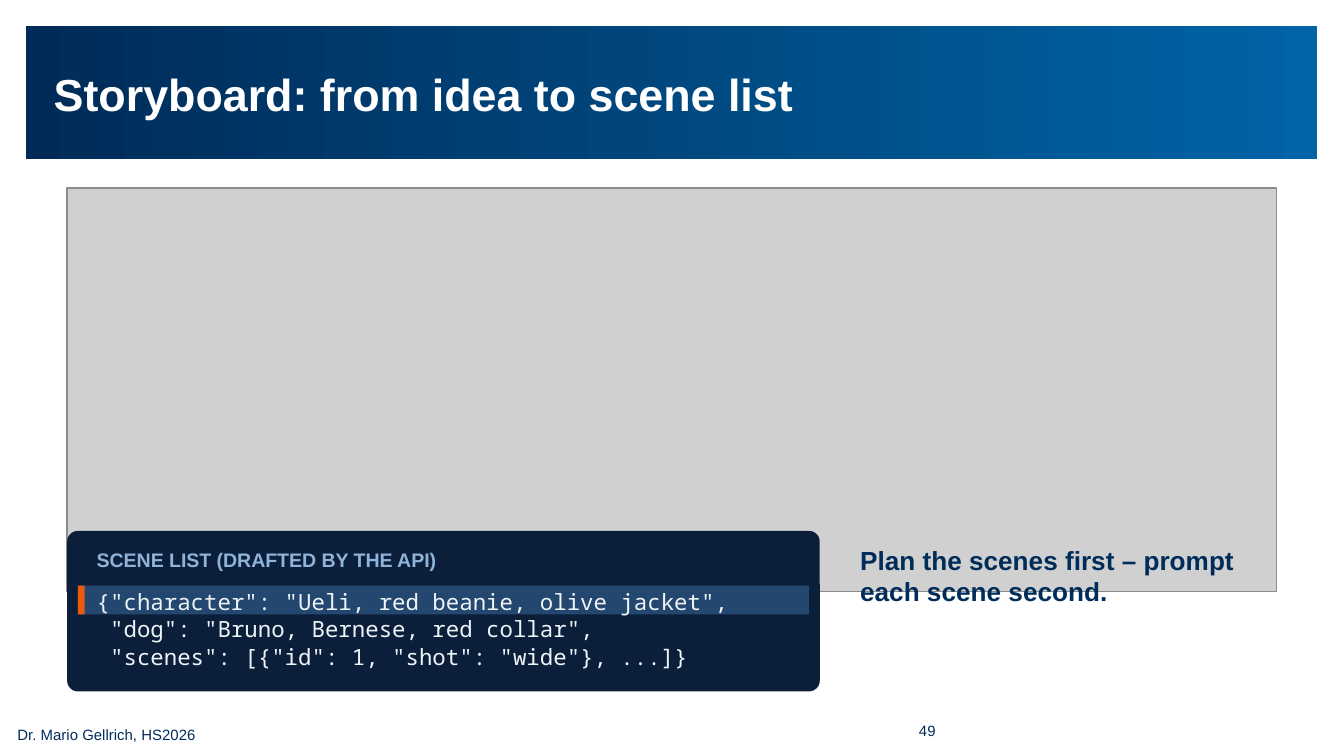
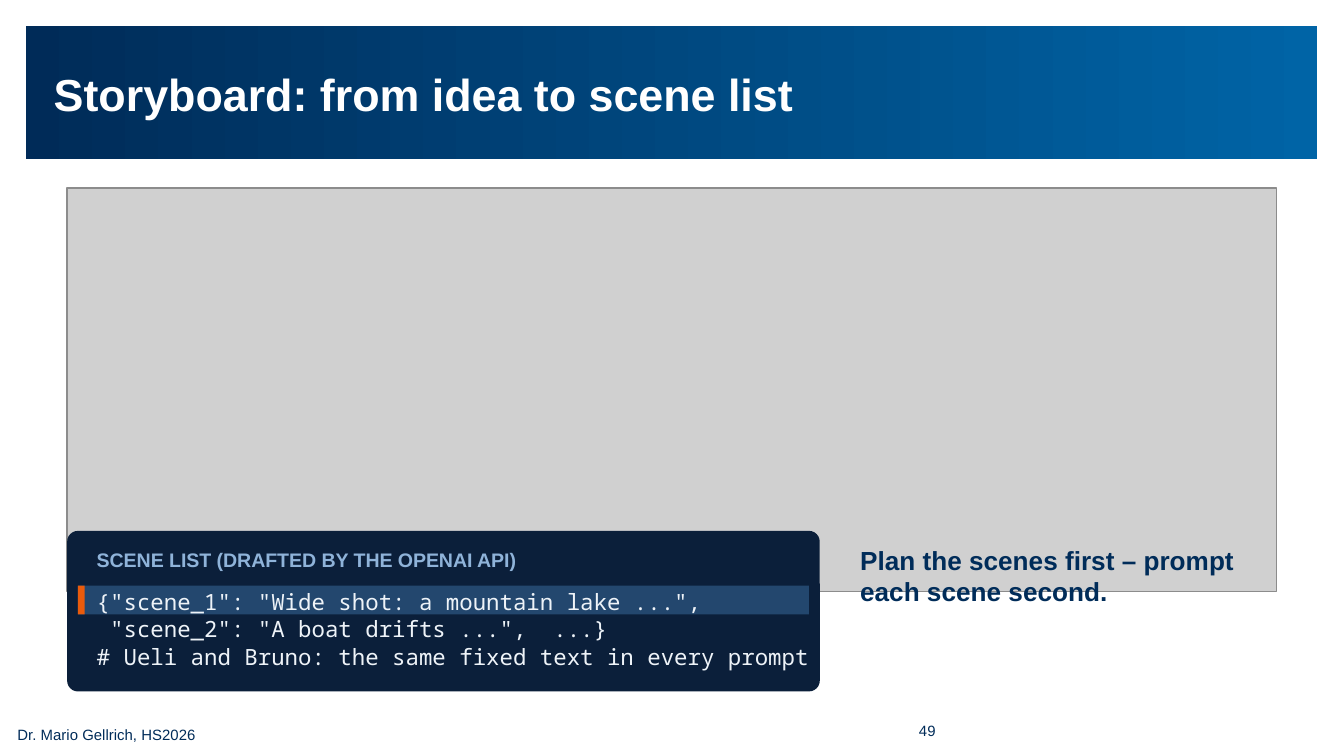
Before and after one commit to mario-gellrich-zhaw/multimodal_extraction_generation, a slide deck: slide 49 of slides/Slides_MSC_Data_Science_Week_13_EN_barrierefrei.pptx. Drawn at 1344x756 pixels with LibreOffice and Linux fonts; fonts in the diff are those of the drawing; grey boxes stand for pictures; background and template pictures are left out. Boxes give left, top, right and bottom in pixels: in the first picture for what was removed or moved away, otherwise in the second. Text is boxed around its words. In the diff, an @@ line names an element or a change of style, - is before the commit and + after.

```diff
--- a/slides/Slides_MSC_Data_Science_Week_13_EN_barrierefrei.pptx
+++ b/slides/Slides_MSC_Data_Science_Week_13_EN_barrierefrei.pptx
@@ text at bbox=[97, 553, 516, 571]: text changed @@
-SCENE LIST (DRAFTED BY THE API)
+SCENE LIST (DRAFTED BY THE OPENAI API)
@@ text at bbox=[97, 593, 809, 671]: text changed @@
-{"character": "Ueli, red beanie, olive jacket",
-"dog": "Bruno, Bernese, red collar",
-"scenes": [{"id": 1, "shot": "wide"}, ...]}
+{"scene_1": "Wide shot: a mountain lake ...",
+"scene_2": "A boat drifts ...", ...}
+# Ueli and Bruno: the same fixed text in every prompt
```
Also in this commit, not shown: 8 other slides changed, 7 other files.
